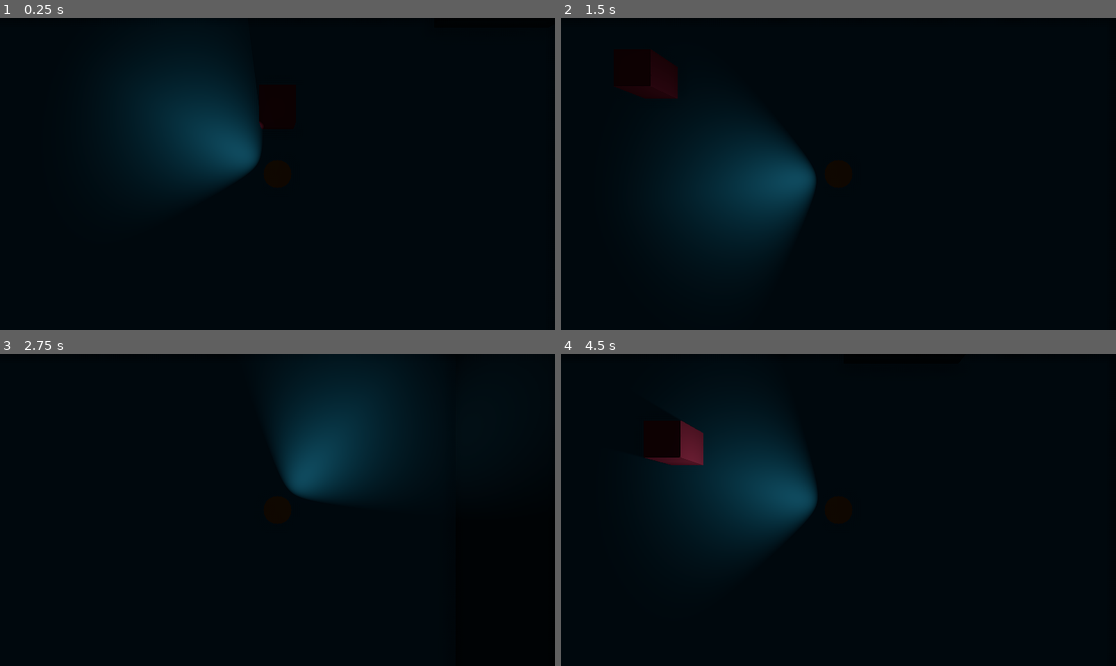
Above: before the commit, frames 1-4 (two rows, left to right).
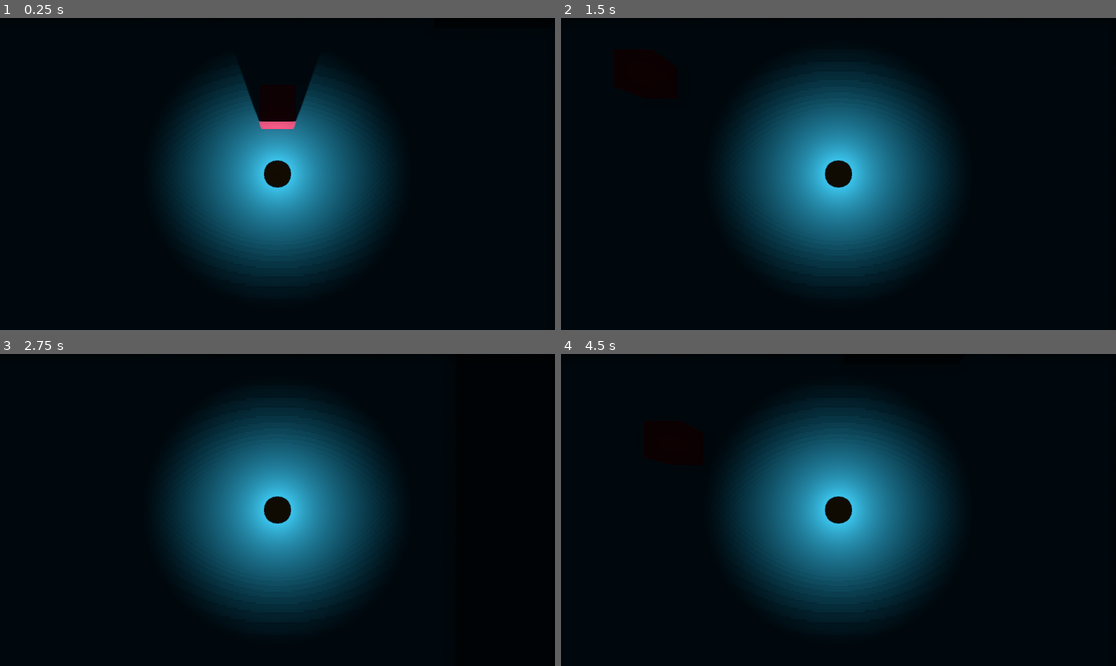
Above: after the commit, the same moments.

Repository: TeaWhyDee/ctssagit
Game: Godot game, scene res://scenes/Main.tscn
Same seed, same stepped clock (60 frames per second), same inputs: the game is played once before the commit and once after it.
Inputs (mouse positions are in pixels of both pictures, inside the frame that each line leads up to):
- Up to frame 1 (0.25 s): no input
- Up to frame 2 (1.5 s): tap Enter at 0.5 s; move the mouse to (960, 158) at 0.52 s; hold D (move_right) 0.53-1.28 s; move the mouse to (727, 189) at 1.27 s; hold S (move_down) from 1.28 s (still down)
- Up to frame 3 (2.75 s): tap Space at 2 s; move the mouse to (333, 441) at 2.02 s; release S (move_down) at 2.03 s; hold D (move_right) from 2.03 s (still down)
- Up to frame 4 (4.5 s): tap Enter at 2.75, 4.25 s; move the mouse to (810, 572) at 2.77 s; release D (move_right) at 2.78 s; hold W (move_up) 2.78-3.53 s; tap Space at 3.5 s; move the mouse to (1005, 556) at 3.52 s; hold A (move_left) from 3.53 s (still down); move the mouse to (672, 463) at 4.27 s

The runs differ from the first frame. In frame 1, 20% of the frame differs, in the area x 23-71%, y 16-86%; in frame 2, 22%; in frame 3, 22%; in frame 4, 22%, in the area x 15-71%, y 14-86%.

Commit message:
omnilight

Diff:
--- a/scenes/Player.tscn
+++ b/scenes/Player.tscn
@@ -27,17 +27,12 @@
 transform = Transform( 1, 0, 0, 0, -4.37114e-08, 1, 0, -1, -4.37114e-08, 0, 13, 0 )
 current = true
 
-[node name="LightRot" type="Spatial" parent="."]
-
-[node name="SpotLight" type="SpotLight" parent="LightRot"]
-transform = Transform( 1, 0, 0, 0, 1, 0, 0, 0, 1, 0, 0, -0.783873 )
+[node name="OmniLight" type="OmniLight" parent="."]
+light_energy = 2.0
 shadow_enabled = true
-shadow_bias = -0.01
-shadow_reverse_cull_face = true
-spot_range = 15.9564
-spot_attenuation = 2.14355
-spot_angle = 58.4818
-spot_angle_attenuation = 0.31864
+shadow_bias = 0.407
+omni_range = 8.705
+omni_attenuation = 1.7411
 
 [node name="AudioPlayer" type="Spatial" parent="."]
 script = ExtResource( 2 )
--- a/scripts/player.gd
+++ b/scripts/player.gd
@@ -19,9 +19,6 @@
 		if col.collider is RigidBody:
 			col.collider.apply_central_impulse(-col.normal * INERTIA)
 
-	var mouse_pos = get_viewport().get_mouse_position() - get_viewport().size / 2
-	$LightRot.look_at(to_global(Vector3(mouse_pos.x, 0, mouse_pos.y)), Vector3.UP)
-
 func _on_timeout():
 	var tween = create_tween().set_trans(Tween.TRANS_EXPO).set_ease(Tween.EASE_OUT)
 	tween.tween_property($Camera, "fov", 110.0, 0.5)
